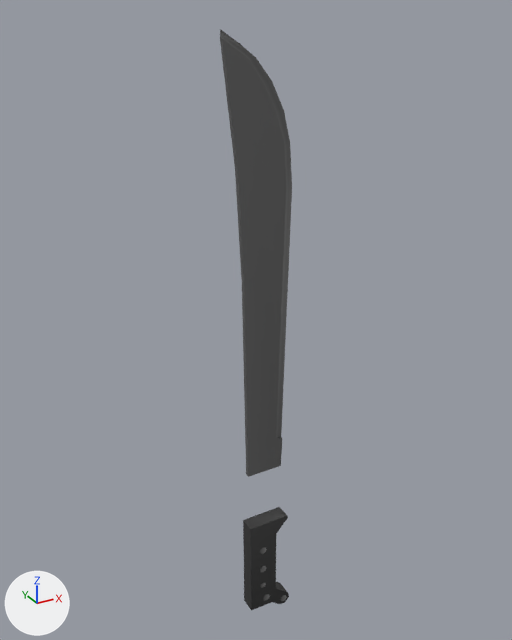
The FBX model Assets/Models/Weapons/Machete.fbx: old version first, new version second.
One viewpoint serves both versions: a 50 mm camera at (-0.542, -0.93, 0.97) aimed at (-0.013, 0.032, 0.489). The axes (+X, +Y, +Z) are drawn at lower left. The lights are the same throughout. Where no turn or scale is listed for an object, it has been applied to the vertices.

The older version as bpy lines, for what is in view:
```python
me_cube_002 = bpy.data.meshes.new('Cube.002')
me_cube_002.from_pydata(...)  # 139 vertices, 92 faces; spans x -0.086..0.037, y -0.015..0.015, z -0.119..0.945
me_cube_002.materials.append(mat_base)  # picture img_weapon_atlas_png
ob_cube = bpy.data.objects.new('Cube', me_cube_002)
ob_cube.location = (0.0, 0.0, 0.0)
```
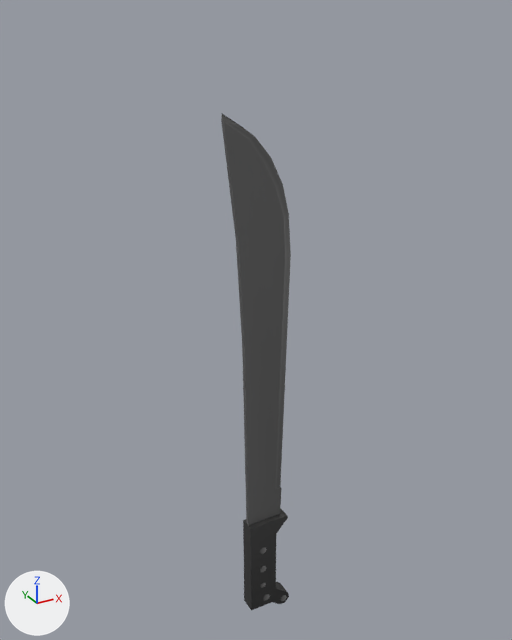
Where the newer file only moved an object's origin or applied its transform, the numbers keep the older frame.

Scene script edits in JSON lines:
```json
{"block": "me_cube_002", "where": "me_cube_002.from_pydata(...)  # 139 vertices, 92 faces; spans x -0.086..0.037, y -0.015..0.015, z -0.119..0.945"}
{"block": "me_cube_002", "where": "# used by ob_cube; location = (0.0, 0.0, 0.0)"}
{"block": "me_cube_002", "change": "me_cube_002 part 1: the loose piece of 37 vertices spanning x -0.086..0.033, y -0.004..0.004, z 0.205..0.945 is moved by (0.0, 0.0, -0.11)"}
```

Boxes (x1, y1, x2, y2) around the edits, measured in the pictures (512 x 640 px; the box of a moved part takes in the faces that stretch with it):
```json
{"object": "Cube", "change": "reshaped", "before": [220, 29, 292, 610], "after": [221, 114, 291, 610], "on screen": "15% shorter"}
{"part": 1, "of": "me_cube_002", "change": "moved or reshaped", "before": [220, 29, 292, 477], "after": [221, 114, 291, 526]}
```
